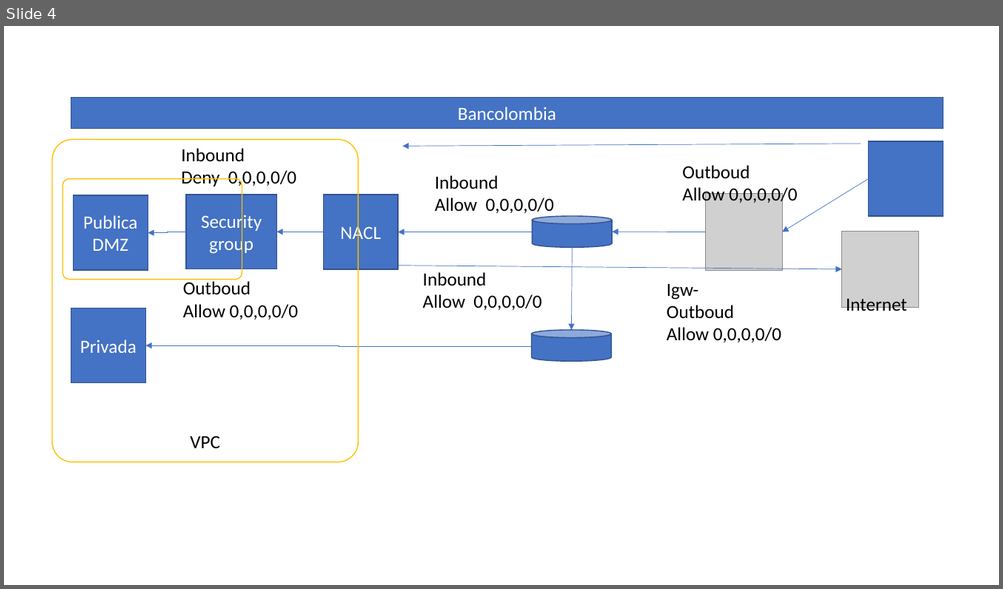
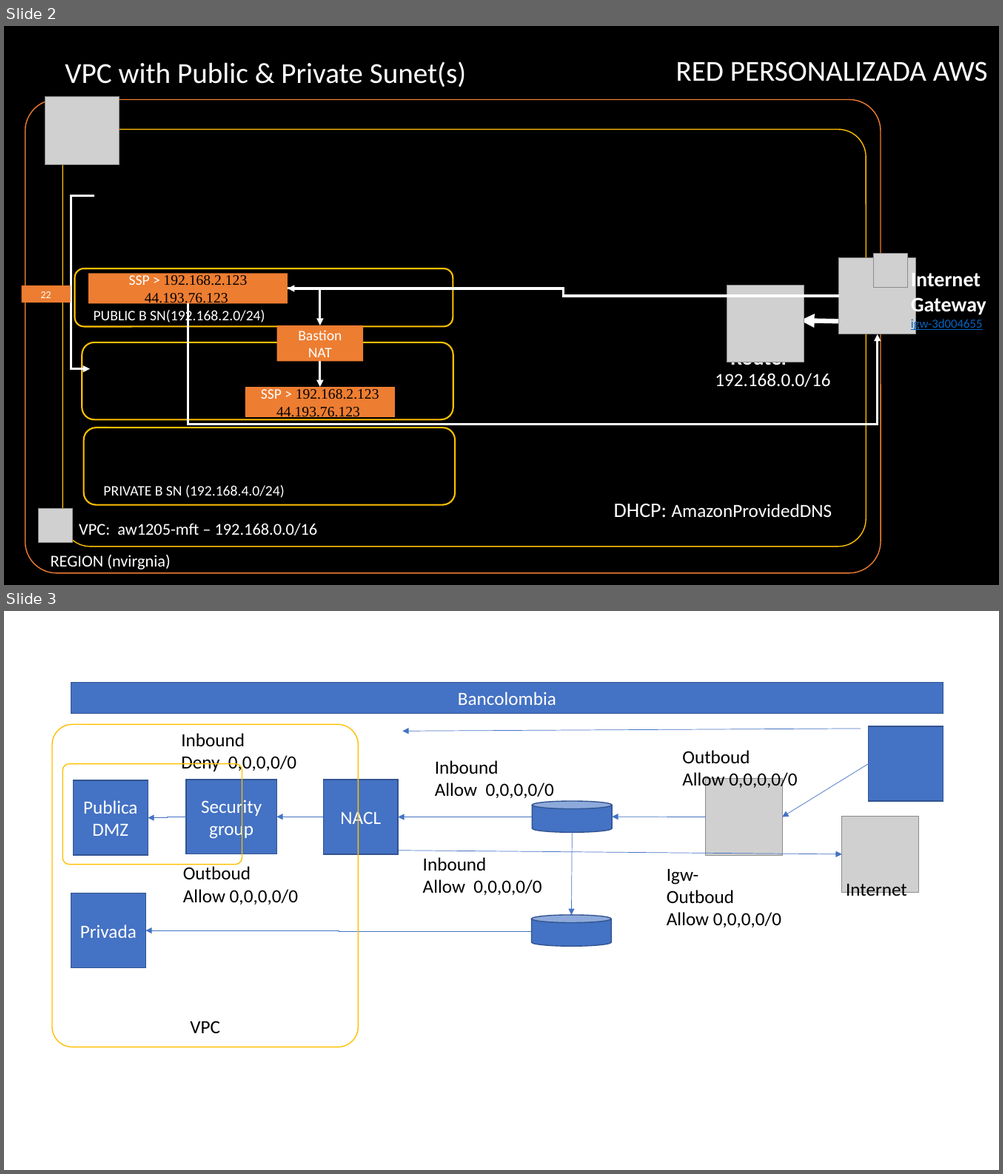
Before and after one commit to giovanemere/Sterling_CloudFormation_Sandbox, a slide deck: docs/AWSSandbox.pptx. Shown one above the other, each under a label of ours: slide 4 before the commit, slides 2 and 3 after it. The pictures are 1003x589 and 1003x1174 pixels, drawn with LibreOffice and Linux fonts; fonts in the diff are those of the drawing; grey boxes stand for pictures. Boxes give left, top, right and bottom in pixels: in the first picture for what was removed or moved away, otherwise in the second. Text is boxed around its words. In the diff, an @@ line names an element or a change of style, - is before the commit and + after.

```diff
--- a/docs/AWSSandbox.pptx
+++ b/docs/AWSSandbox.pptx
@@ slide 2 added at (4,26,999,585), background #000000 @@
@@ text added at (65,62,466,87), 28 pt, text #FFFFFF @@
+VPC with Public & Private Sunet(s)
@@ text added at (676,62,987,82), 28 pt, text #FFFFFF @@
+RED PERSONALIZADA AWS
@@ rounded rectangle added at (25,100,880,574), outline #ED7D31 1 pt @@
@@ picture added at (45,97,119,165) @@
@@ rounded rectangle added at (63,130,866,548), outline #FFC000 1 pt @@
@@ elbow arrow added from (94, 196) to (90, 369), #FFFFFF 2.25 pt @@
@@ rounded rectangle added at (75,269,453,326), outline #FFC000 1.5 pt @@
@@ picture added at (839,258,916,335) @@
@@ picture added at (874,254,908,288) @@
@@ text added at (910,269,986,332), 20 pt, text #FFFFFF, bold @@
+Internet
+Gateway
+igw-3d004655
@@ rectangle added at (21,286,70,303), fill #ED7D31, 10 pt, text #FFFFFF @@
+22
@@ rectangle added at (88,274,287,304), fill #ED7D31, 14 pt, text #000000 @@
+SSP > 192.168.2.123
+44.193.76.123
@@ elbow arrow added from (839, 296) to (287, 289), #FFFFFF 2.25 pt @@
@@ elbow arrow added from (287, 289) to (320, 326), #FFFFFF 2.25 pt @@
@@ picture added at (727,286,804,363) @@
@@ text added at (94,309,264,325), 14 pt, text #FFFFFF @@
+PUBLIC B SN(192.168.2.0/24)
@@ elbow arrow added from (188, 304) to (877, 335), #FFFFFF 2.25 pt @@
@@ rectangle added at (277,326,363,362), fill #ED7D31, 14 pt, text #FFFFFF @@
+Bastion
+NAT
@@ arrow added from (838, 321) to (800, 321), #FFFFFF 4.5 pt @@
@@ rounded rectangle added at (82,342,453,420), outline #FFC000 1.5 pt @@
@@ elbow arrow added from (320, 362) to (320, 387), #FFFFFF 2.25 pt @@
@@ text added at (714,373,830,387), 18 pt, text #FFFFFF @@
+192.168.0.0/16
@@ text added at (730,362,788,370), 20 pt, text #FFFFFF, bold @@
+Router
@@ rectangle added at (245,387,394,417), fill #ED7D31, 14 pt, text #000000 @@
+SSP > 192.168.2.123
+44.193.76.123
@@ rounded rectangle added at (84,428,455,506), outline #FFC000 1.5 pt @@
@@ text added at (103,486,284,498), 14 pt, text #FFFFFF @@
+PRIVATE B SN (192.168.4.0/24)
@@ picture added at (38,508,73,543) @@
@@ text added at (614,504,832,517), 18 pt, text #FFFFFF @@
+DHCP: AmazonProvidedDNS
@@ text added at (79,523,318,536), 16 pt, text #FFFFFF @@
+VPC: aw1205-mft – 192.168.0.0/16
@@ text added at (51,555,170,570), 16 pt, text #FFFFFF @@
+REGION (nvirgnia)
@@ what was slide 4 is now slide 3 @@
```
Also in this commit, not shown: 1 slide changed, 2 slides removed, 3 other files.
